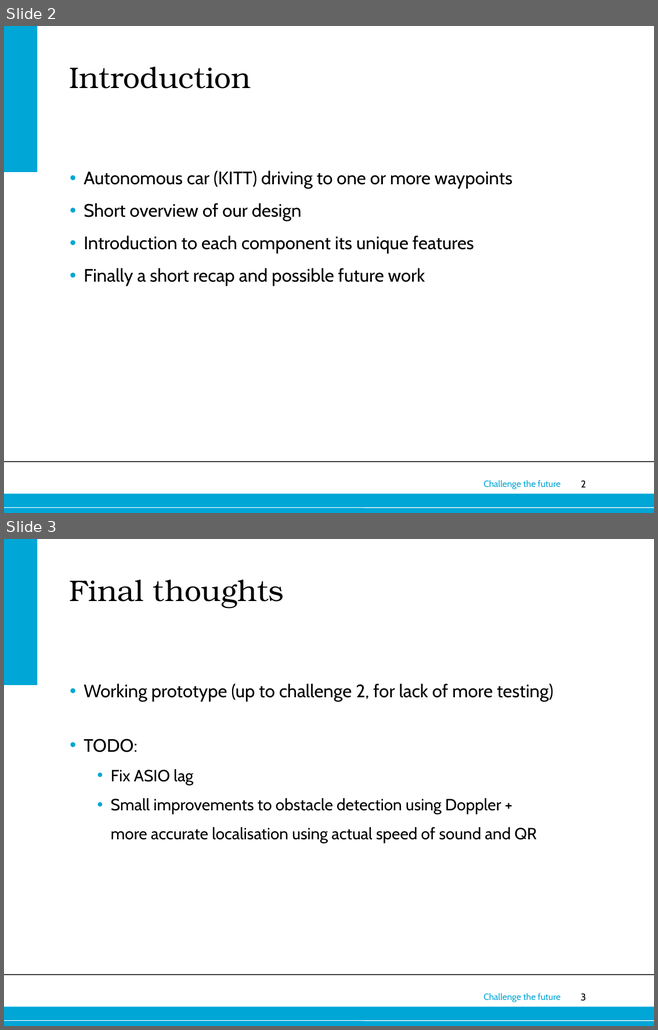
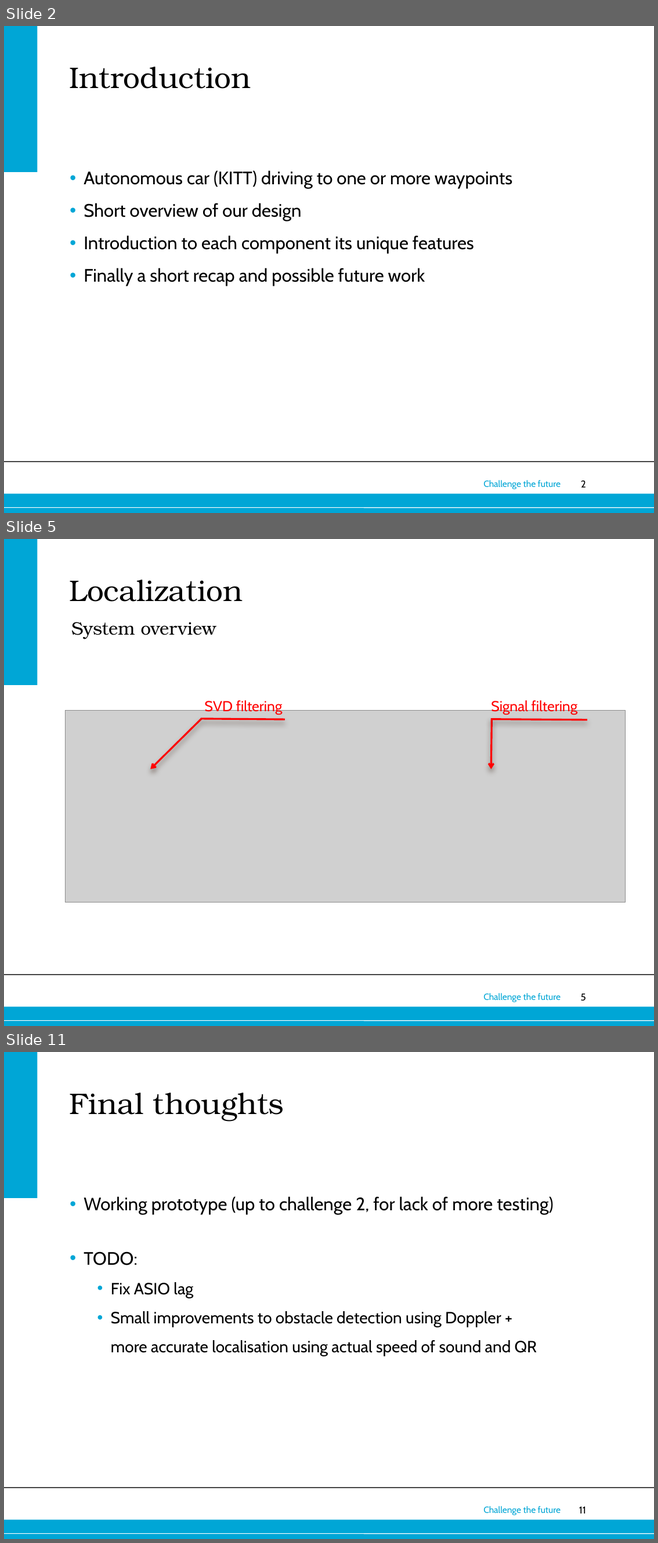
Before and after one commit to rphes/KITT-KATT, a slide deck: docs/final-presentation/final-presentation.pptx. Shown one above the other, each under a label of ours: slides 2 and 3 before the commit, slides 2, 5 and 11 after it; the slides between them are not shown. The pictures are 658x1030 and 658x1543 pixels, drawn with LibreOffice and Linux fonts; fonts in the diff are those of the drawing; grey boxes stand for pictures; background and template pictures are left out. Boxes give left, top, right and bottom in pixels: in the first picture for what was removed or moved away, otherwise in the second. Text is boxed around its words. In the diff, an @@ line names an element or a change of style, - is before the commit and + after.

Commit message:
final version final presentation

```diff
--- a/docs/final-presentation/final-presentation.pptx
+++ b/docs/final-presentation/final-presentation.pptx
@@ slide 5 added at box(4, 539, 654, 1026), background #FFFFFF; not listed: 6 template elements that a slide beside it also shows @@
@@ title added at box(69, 580, 242, 602), 33 pt, text #000000 @@
+Localization
@@ text added at box(71, 622, 216, 639), 20 pt, text #000000 @@
+System overview
@@ picture added at box(65, 711, 625, 903) @@
@@ text added at box(205, 700, 282, 715), 16 pt, text #FF0000 @@
+SVD filtering
@@ text added at box(491, 699, 578, 714), 16 pt, text #FF0000 @@
+Signal filtering
@@ arrow added from (201, 718) to (150, 769), #FF0000 2 pt @@
@@ line added from (201, 719) to (285, 719), #FF0000 2 pt @@
@@ arrow added from (491, 718) to (491, 769), #FF0000 2 pt @@
@@ line added from (491, 719) to (587, 719), #FF0000 2 pt @@
@@ what was slide 3 is now slide 11 @@
@@ page number at box(579, 1507, 586, 1514): text changed @@
-3
+11
```
Also in this commit, not shown: 7 other slides added, 5 other files.
